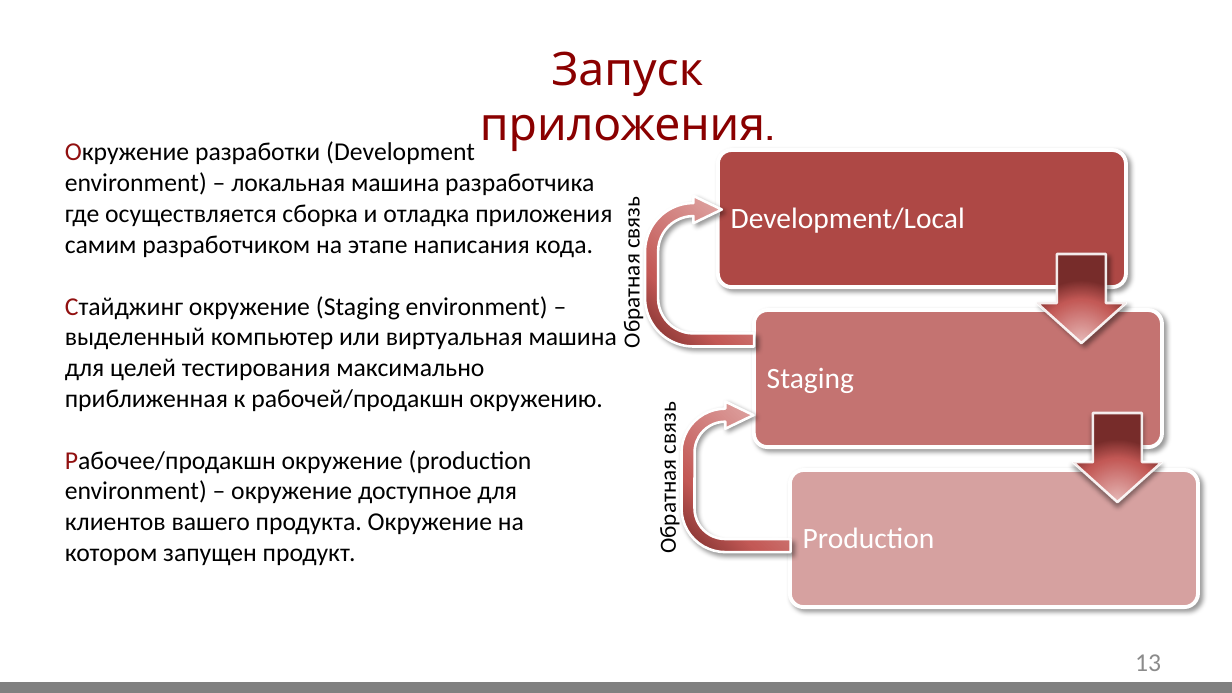
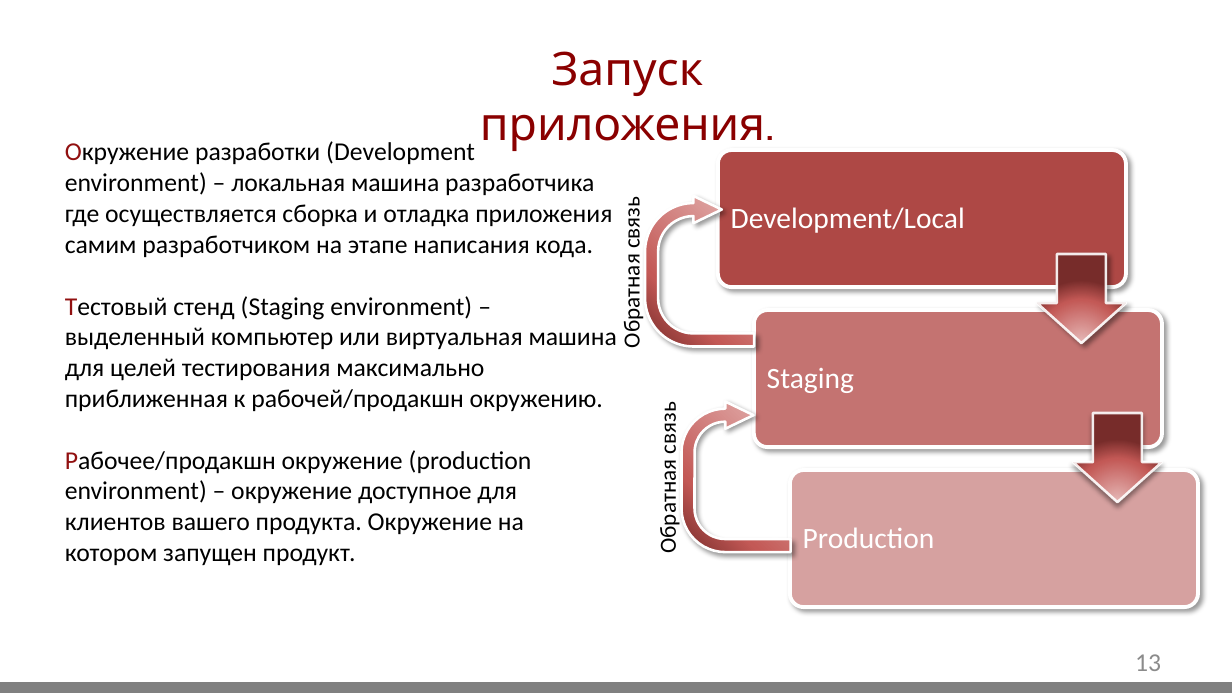
Before and after one commit to GidMaster/qa-courses, a slide deck: slide 13 of lection.pptx. Drawn at 1232x693 pixels with LibreOffice and Linux fonts; fonts in the diff are those of the drawing; background and template pictures are left out. Boxes give left, top, right and bottom in pixels: in the first picture for what was removed or moved away, otherwise in the second. Text is boxed around its words. In the diff, an @@ line names an element or a change of style, - is before the commit and + after.

```diff
--- a/lection.pptx
+++ b/lection.pptx
@@ text at <box>65,296,617,412</box>: text changed @@
-Стайджинг окружение (Staging environment) – выделенный компьютер или виртуальная машина для целей тестирования максимально приближенная к рабочей/продакшн окружению.
+Тестовый стенд (Staging environment) – выделенный компьютер или виртуальная машина для целей тестирования максимально приближенная к рабочей/продакшн окружению.
```
Also in this commit, not shown: 2 other slides changed, 1 other file.
